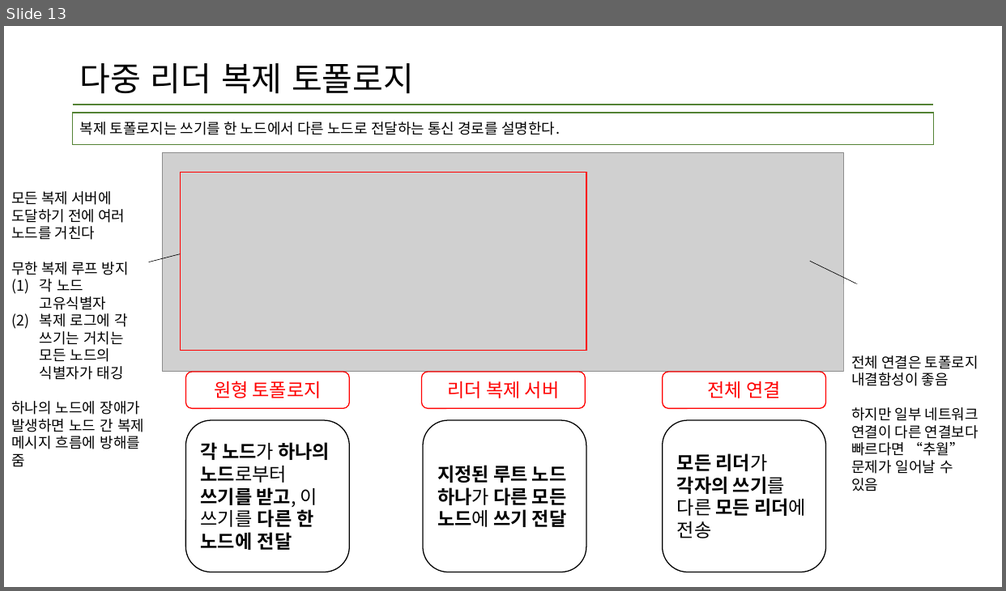
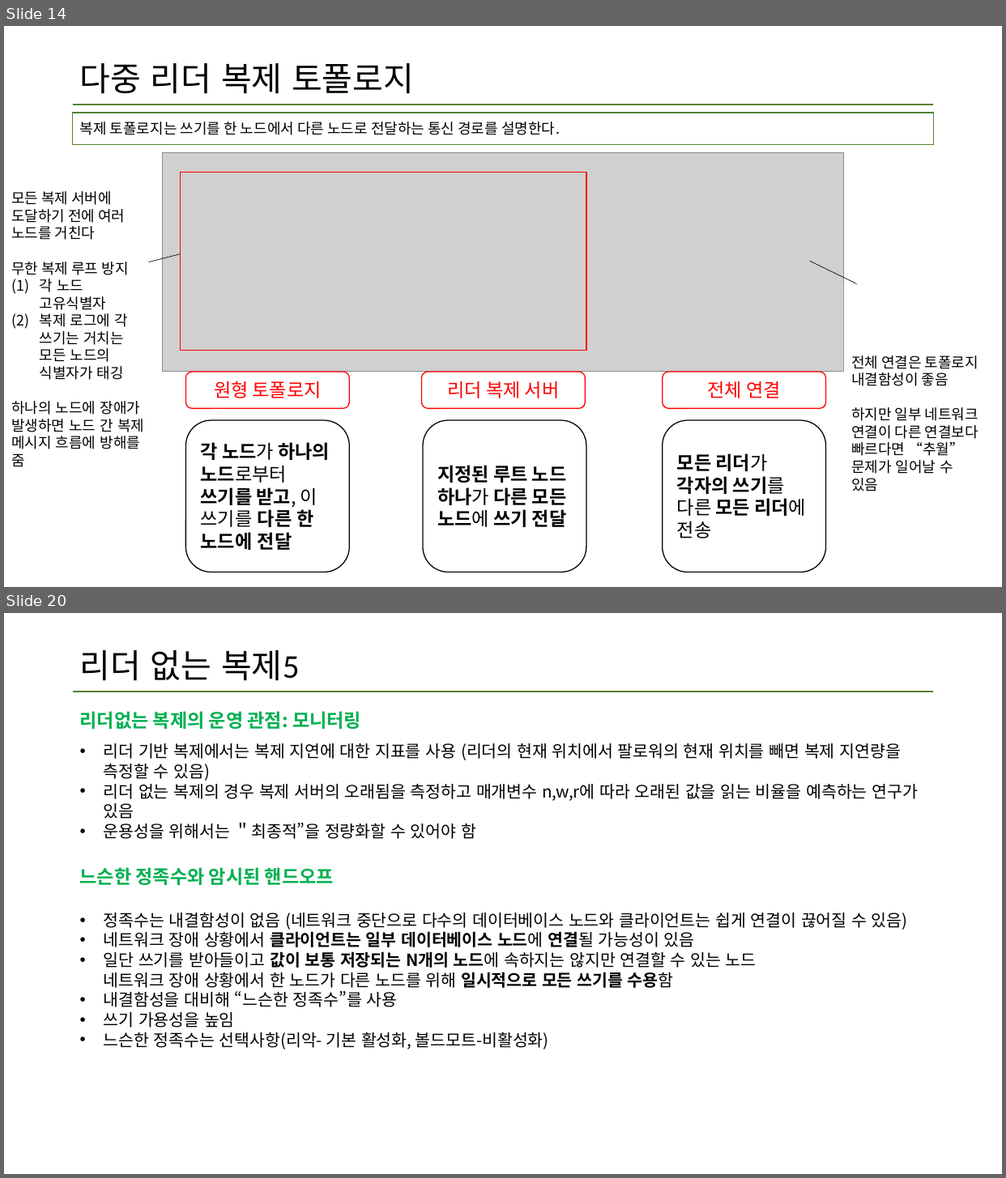
Before and after one commit to data-system-wiki/designing-data-intensive-applications, a slide deck: resources/chapter 5 summary.pptx. Shown one above the other, each under a label of ours: slide 13 before the commit, slides 14 and 20 after it; the slides between them are not shown. The pictures are 1006x591 and 1006x1178 pixels, drawn with LibreOffice and Linux fonts; fonts in the diff are those of the drawing; grey boxes stand for pictures. Boxes give left, top, right and bottom in pixels: in the first picture for what was removed or moved away, otherwise in the second. Text is boxed around its words. In the diff, an @@ line names an element or a change of style, - is before the commit and + after.

Commit message:
5장 업데이트 끝

```diff
--- a/resources/chapter 5 summary.pptx
+++ b/resources/chapter 5 summary.pptx
@@ slide 20 added at (4, 613, 1002, 1174), background #FFFFFF; not listed: 1 template element that a slide beside it also shows @@
@@ title added at (80, 650, 300, 681), 32 pt, text #000000 @@
+리더 없는 복제5
@@ text added at (80, 711, 361, 729), 18 pt, text #00B050, bold @@
+리더없는 복제의 운영 관점: 모니터링
@@ text added at (104, 743, 918, 839), 16 pt, text #000000 @@
+• 리더 기반 복제에서는 복제 지연에 대한 지표를 사용 (리더의 현재 위치에서 팔로워의 현재 위치를 빼면 복제 지연량을 측정할 수 있음)
+• 리더 없는 복제의 경우 복제 서버의 오래됨을 측정하고 매개변수 n,w,r에 따라 오래된 값을 읽는 비율을 예측하는 연구가 있음
+• 운용성을 위해서는 ＂최종적”을 정량화할 수 있어야 함
@@ text added at (80, 867, 334, 885), 18 pt, text #00B050, bold @@
+느슨한 정족수와 암시된 핸드오프
@@ text added at (104, 913, 908, 1050), 16 pt, text #000000 @@
+• 정족수는 내결함성이 없음 (네트워크 중단으로 다수의 데이터베이스 노드와 클라이언트는 쉽게 연결이 끊어질 수 있음)
+• 네트워크 장애 상황에서 클라이언트는 일부 데이터베이스 노드에 연결될 가능성이 있음
+• 일단 쓰기를 받아들이고 값이 보통 저장되는 N개의 노드에 속하지는 않지만 연결할 수 있는 노드
+  네트워크 장애 상황에서 한 노드가 다른 노드를 위해 일시적으로 모든 쓰기를 수용함
+• 내결함성을 대비해 “느슨한 정족수”를 사용
+• 쓰기 가용성을 높임
+• 느슨한 정족수는 선택사항(리악- 기본 활성화, 볼드모트-비활성화)
@@ what was slide 13 is now slide 14 @@
```
Also in this commit, not shown: 2 slides changed, 10 other slides added.
